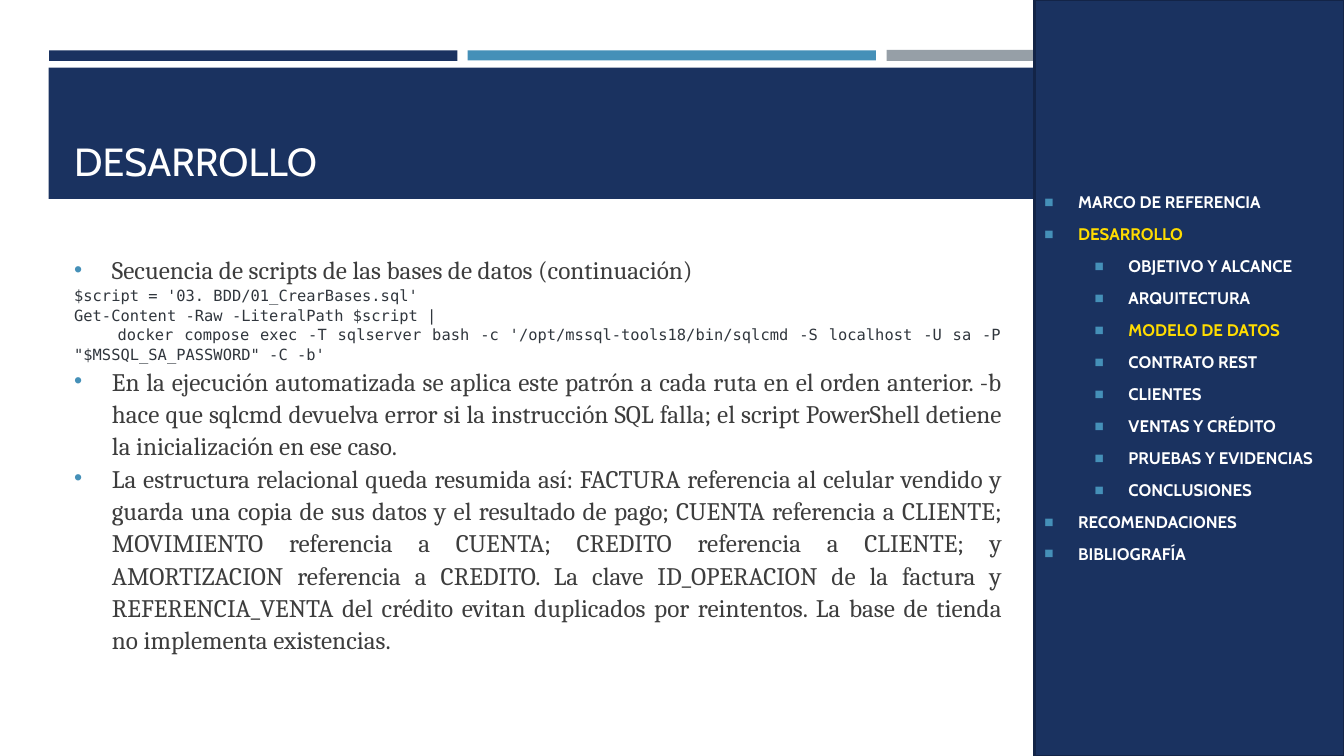
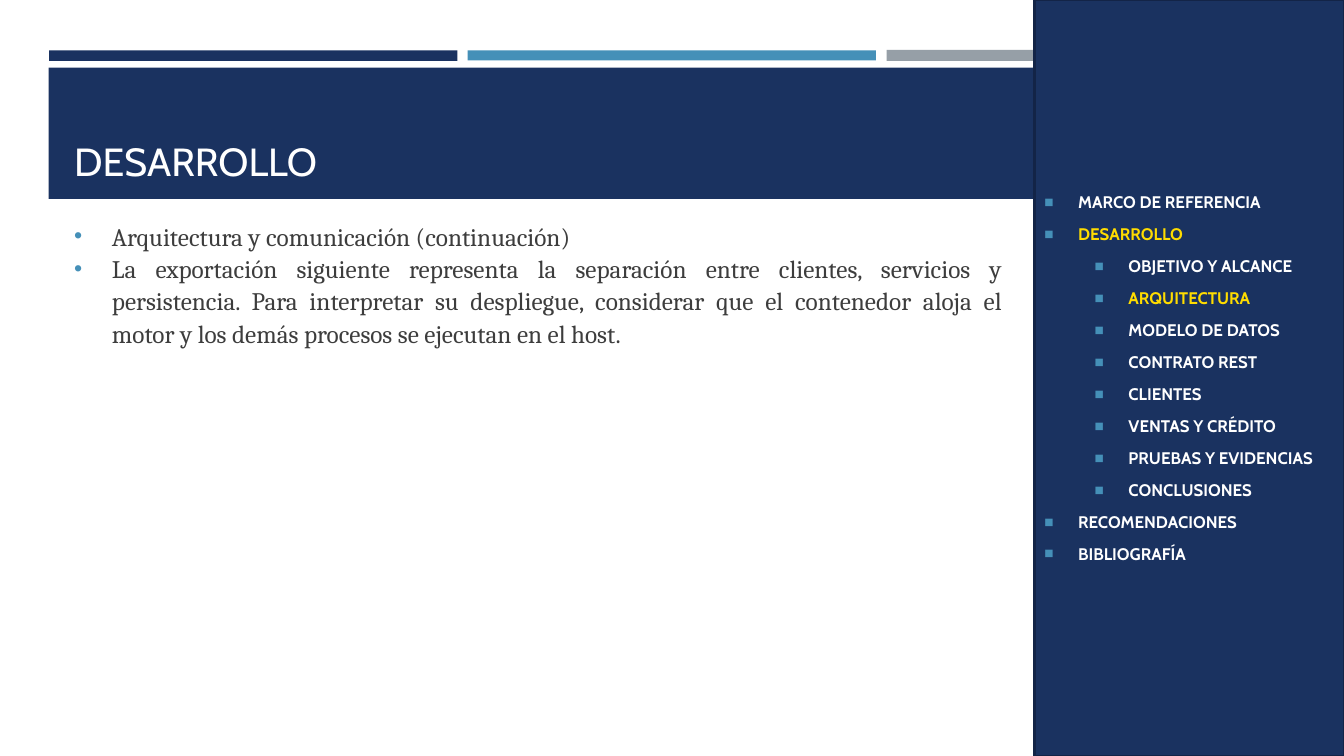
Before and after one commit to gamurigm/examen-arq-1, a slide deck: slide 18 of 05. DOCUMENTACION/02. PRESENTACION/PRESENTACION_CELULAR_BDDLOCAL_RESTFUL_DOTNET_GR09.pptx. Drawn at 1344x756 pixels with LibreOffice and Linux fonts; fonts in the diff are those of the drawing. Boxes give left, top, right and bottom in pixels: in the first picture for what was removed or moved away, otherwise in the second. Text is boxed around its words. In the diff, an @@ line names an element or a change of style, - is before the commit and + after.

```diff
--- a/05. DOCUMENTACION/02. PRESENTACION/PRESENTACION_CELULAR_BDDLOCAL_RESTFUL_DOTNET_GR09.pptx
+++ b/05. DOCUMENTACION/02. PRESENTACION/PRESENTACION_CELULAR_BDDLOCAL_RESTFUL_DOTNET_GR09.pptx
@@ text "Arquitectura y comunicación (continuación)" at (x1=112, y1=228, x2=1002, y2=349): vertical alignment middle to top @@
@@ text at (x1=112, y1=228, x2=1002, y2=349): text changed @@
-• Secuencia de scripts de las bases de datos (continuación)
-$script = '03. BDD/01_CrearBases.sql'
-Get-Content -Raw -LiteralPath $script |
-docker compose exec -T sqlserver bash -c '/opt/mssql-tools18/bin/sqlcmd -S localhost -U sa -P "$MSSQL_SA_PASSWORD" -C -b'
-• En la ejecución automatizada se aplica este patrón a cada ruta en el orden anterior. -b hace que sqlcmd devuelva error si la instrucción SQL falla; el script PowerShell detiene la inicialización en ese caso.
-• La estructura relacional queda resumida así: FACTURA referencia al celular vendido y guarda una copia de sus datos y el resultado de pago; CUENTA referencia a CLIENTE; MOVIMIENTO referencia a CUENTA; CREDITO referencia a CLIENTE; y AMORTIZACION referencia a CREDITO. La clave ID_OPERACION de la factura y REFERENCIA_VENTA del crédito evitan duplicados por reintentos. La base de tienda no implementa existencias.
+• Arquitectura y comunicación (continuación)
+• La exportación siguiente representa la separación entre clientes, servicios y persistencia. Para interpretar su despliegue, considerar que el contenedor aloja el motor y los demás procesos se ejecutan en el host.
@@ text in rectangle at (x1=1128, y1=292, x2=1280, y2=337): text colour #FFFFFF to #FFDC00 in "ARQUITECTURA"; text colour #FFDC00 to #FFFFFF in "MODELO DE DATOS" @@
```
Also in this commit, not shown: 91 other slides changed, 82 slides added, 1 slide removed, 4 other files.
